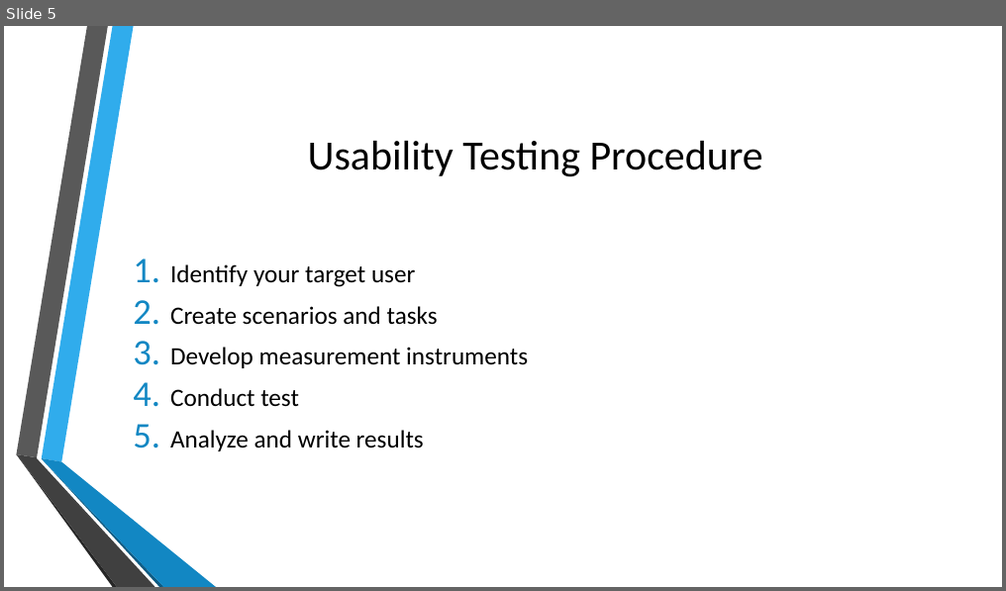
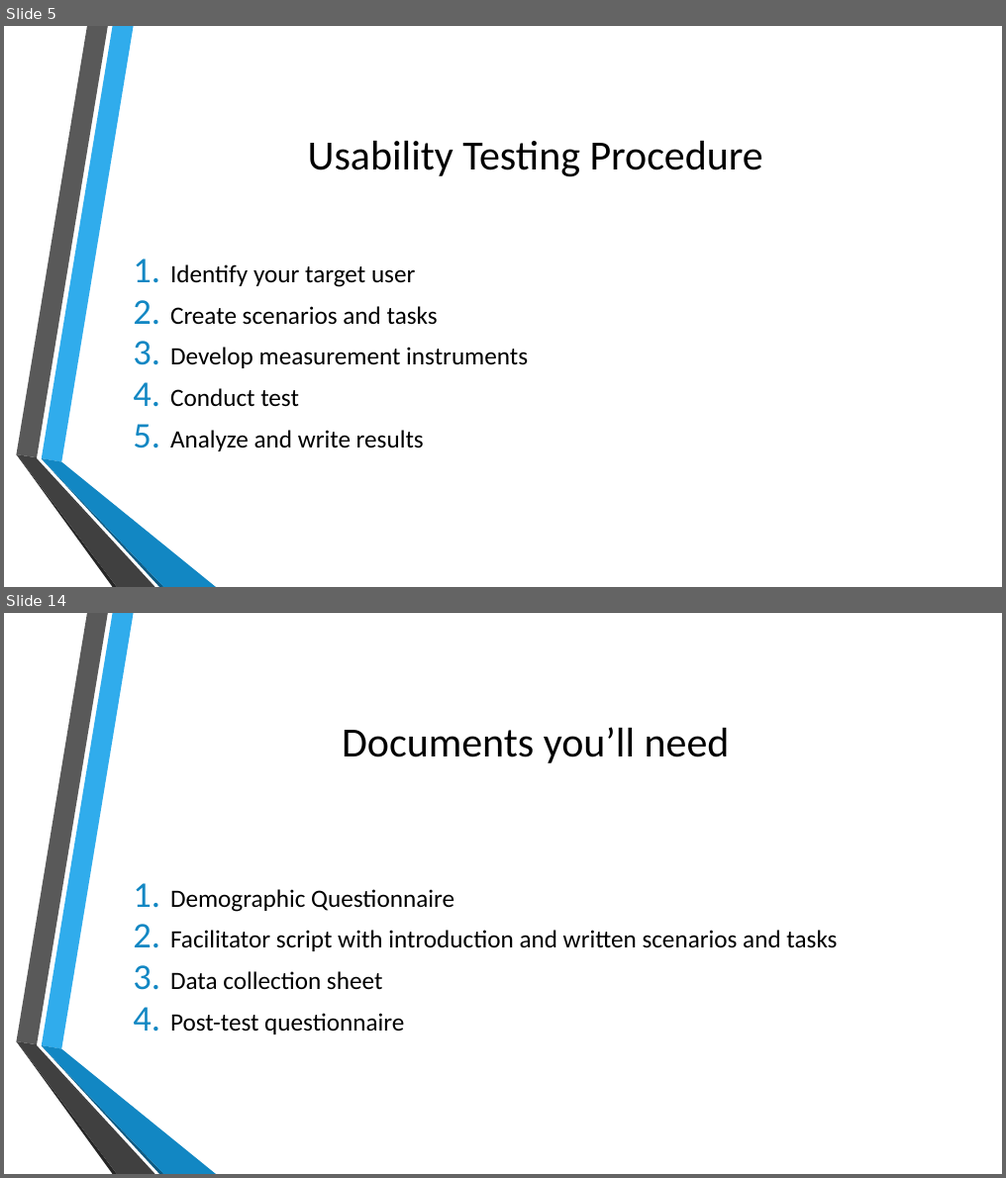
Before and after one commit to doctorlam/tecm4180, a slide deck: readings/usability.pptx. Shown one above the other, each under a label of ours: slide 5 before the commit, slides 5 and 14 after it; the slides between them are not shown. The pictures are 1006x591 and 1006x1178 pixels, drawn with LibreOffice and Linux fonts; fonts in the diff are those of the drawing; background and template pictures are left out. Boxes give left, top, right and bottom in pixels: in the first picture for what was removed or moved away, otherwise in the second. Text is boxed around its words. In the diff, an @@ line names an element or a change of style, - is before the commit and + after.

```diff
--- a/readings/usability.pptx
+++ b/readings/usability.pptx
@@ slide 14 added at <box>4,613,1002,1174</box>, background picture (left out); not listed: 6 template elements that a slide beside it also shows @@
@@ title added at <box>342,727,730,763</box>, 40 pt, text #000000 @@
+Documents you’ll need
@@ text added at <box>170,889,837,1035</box>, 24 pt, text #000000 @@
+1. Demographic Questionnaire
+2. Facilitator script with introduction and written scenarios and tasks
+3. Data collection sheet
+4. Post-test questionnaire
```
Also in this commit, not shown: 2 slides changed, 12 other slides added, 7 other files.
